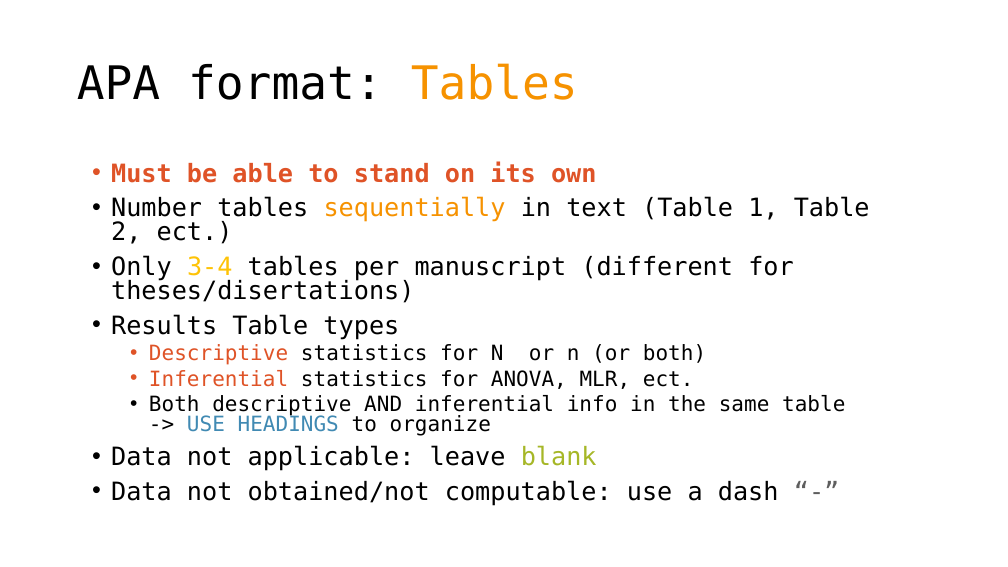
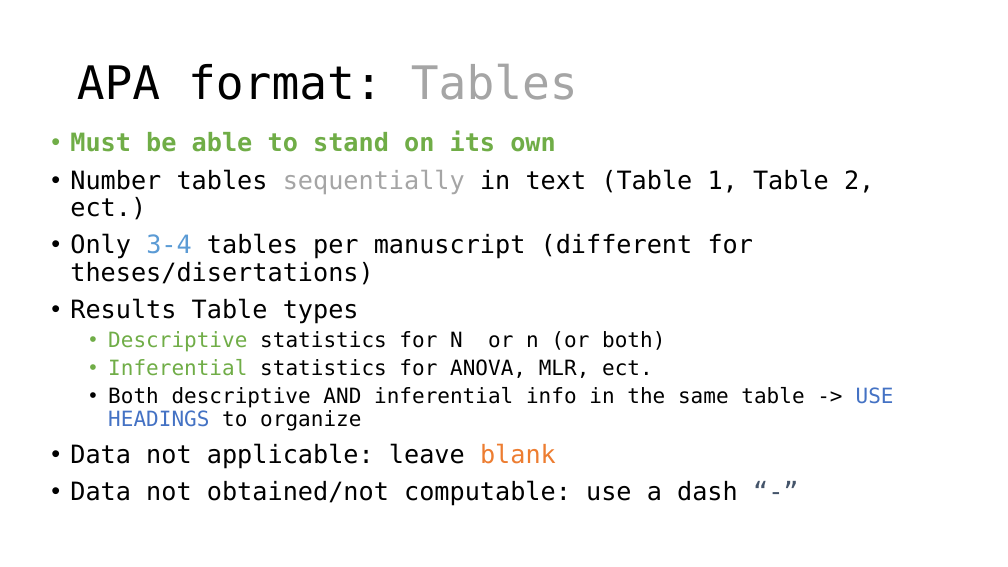
Before and after one commit to CEHS-research/PSY-6600_public, a slide deck: slide 7 of slides/ch0_apa_6th.pptx (slide 11 before the commit). Drawn at 1008x567 pixels with LibreOffice and Linux fonts; fonts in the diff are those of the drawing. Boxes give left, top, right and bottom in pixels: in the first picture for what was removed or moved away, otherwise in the second. Text is boxed around its words. In the diff, an @@ line names an element or a change of style, - is before the commit and + after.

```diff
--- a/slides/ch0_apa_6th.pptx
+++ b/slides/ch0_apa_6th.pptx
@@ title "APA format: Tables" at (77,64,578,100): text colour #F69200 to #A5A5A5 in "Tables" @@
@@ text "Must be able to stand ...": place and size @@
-text "Must be able to stand ..." at (111,161,870,506)
+text "Must be able to stand ..." at (70,130,894,506)
@@ text "Must be able to stand ..." at (70,130,894,506): text colour #DF5327 to #70AD47 in "Must be able to stand on its ...", "Descriptive", "Inferential"; text colour #F69200 to #A5A5A5 in "sequentially"; text colour #FEC306 to #5B9BD5 in "3-4"; text colour #418AB3 to #4472C4 in "USE HEADINGS"; text colour #A6B727 to #ED7D31 in "blank"; text colour #5E5E5E to #44546A in "“-”"; line spacing 0.8 to 0.9 @@
```
Also in this commit, not shown: 6 other slides changed, 4 slides removed, 2 other files.
